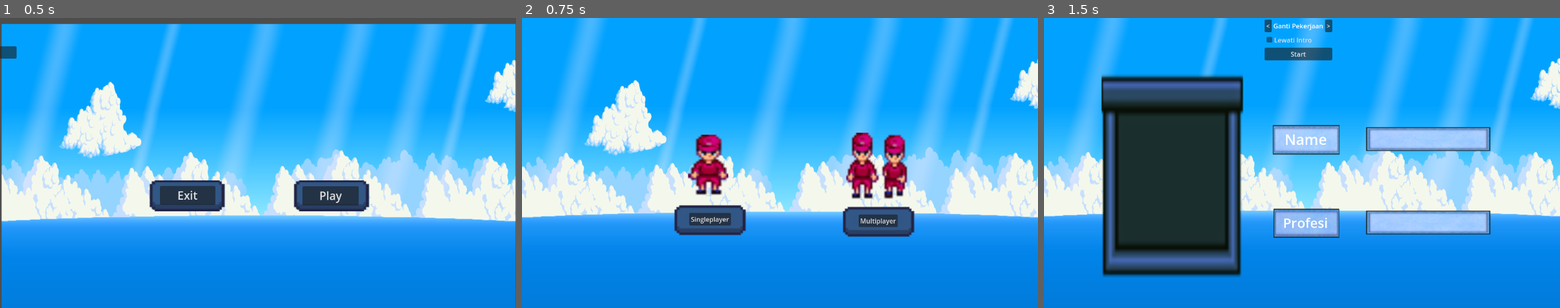
Above: before the commit, frames 1-3 (left to right).
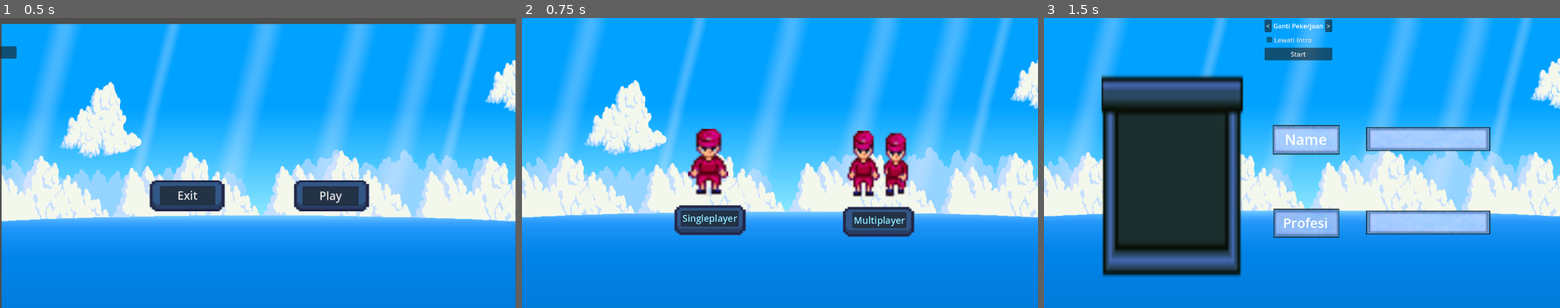
Above: after the commit, the same moments.

Repository: birugh/minimart
Game: Godot game, scene res://Interface/main_menu.tscn
The game is run twice, just before and just after one commit, with the same random seed, the same clock (stepped at 60 frames per second) and the same inputs.
Inputs:
- Up to frame 1 (0.5 s): no input
- Up to frame 2 (0.75 s): click "Play" at 0.5 s
- Up to frame 3 (1.5 s): click "Singleplayer" at 1.25 s

Frame 1 is identical in both runs. In frame 2, 3.4% of the frame differs, in the area x 30-75%, y 38-73%; in frame 3, nothing differs.

Commit message:
font color
font color

Diff:
--- a/Interface/play_menu.tscn
+++ b/Interface/play_menu.tscn
@@ -50,10 +50,14 @@
 anchor_top = -2.857
 anchor_right = -2.871
 anchor_bottom = -2.857
-offset_left = 573.006
-offset_top = 257.274
-offset_right = 676.006
-offset_bottom = 288.274
+offset_left = 552.006
+offset_top = 251.274
+offset_right = 696.006
+offset_bottom = 291.274
+theme_override_colors/font_hover_pressed_color = Color(0.6968, 0.789512, 0.975525, 1)
+theme_override_colors/font_hover_color = Color(0.698039, 0.788235, 0.976471, 1)
+theme_override_colors/font_color = Color(0.556392, 0.903989, 1, 1)
+theme_override_font_sizes/font_size = 23
 text = "Singleplayer"
 
 [node name="NinePatchRect" type="NinePatchRect" parent="NinePatchRect"]
@@ -67,16 +71,20 @@
 
 [node name="Multiplayer_Button" type="Button" parent="."]
 layout_mode = 2
-offset_left = 835.0
-offset_top = 488.0
-offset_right = 932.0
-offset_bottom = 519.0
+offset_left = 819.0
+offset_top = 482.0
+offset_right = 954.0
+offset_bottom = 522.0
+theme_override_colors/font_disabled_color = Color(0.698039, 0.788235, 0.976471, 1)
+theme_override_colors/font_hover_pressed_color = Color(0.698039, 0.788235, 0.976471, 1)
+theme_override_colors/font_color = Color(0.556863, 0.905882, 1, 1)
+theme_override_font_sizes/font_size = 23
 text = "Multiplayer"
 
 [node name="NinePatchRect2" type="NinePatchRect" parent="."]
 layout_mode = 0
 offset_left = 412.0
-offset_top = 290.0
+offset_top = 275.0
 offset_right = 512.0
 offset_bottom = 442.0
 texture = ExtResource("3_a6jsx")
@@ -84,10 +92,10 @@
 
 [node name="NinePatchRect3" type="NinePatchRect" parent="."]
 layout_mode = 0
-offset_left = 804.0
-offset_top = 285.0
-offset_right = 956.0
-offset_bottom = 451.0
+offset_left = 807.0
+offset_top = 280.0
+offset_right = 959.0
+offset_bottom = 446.0
 texture = ExtResource("3_a6jsx")
 region_rect = Rect2(32.0267, -0.107607, 30.2505, 29.8152)
 
